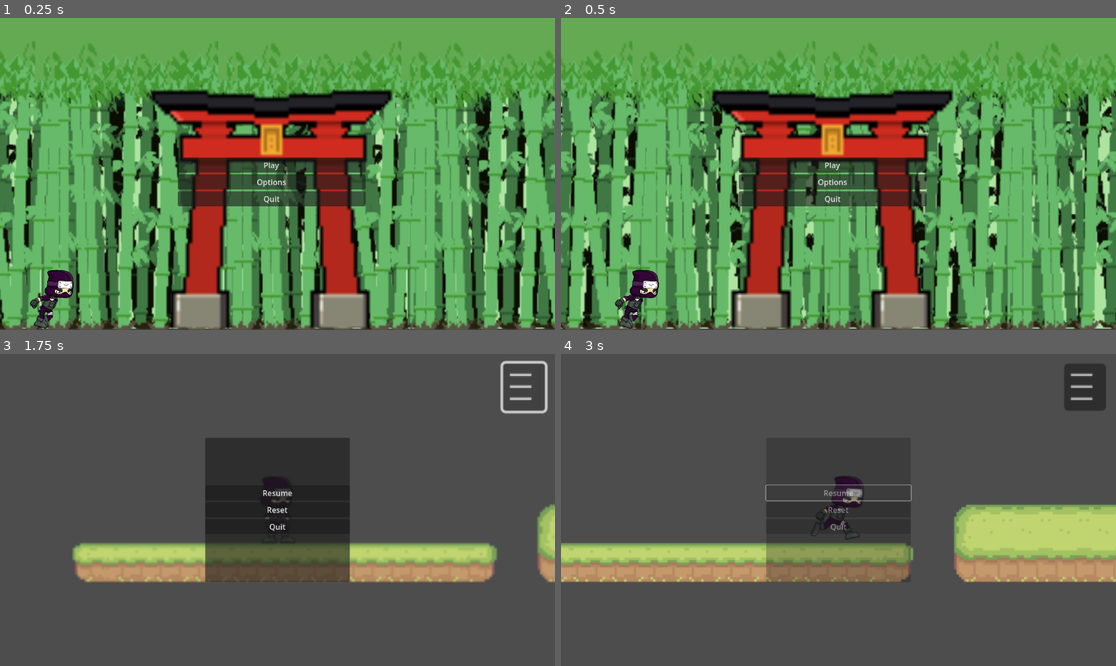
Above: before the commit, frames 1-4 (two rows, left to right).
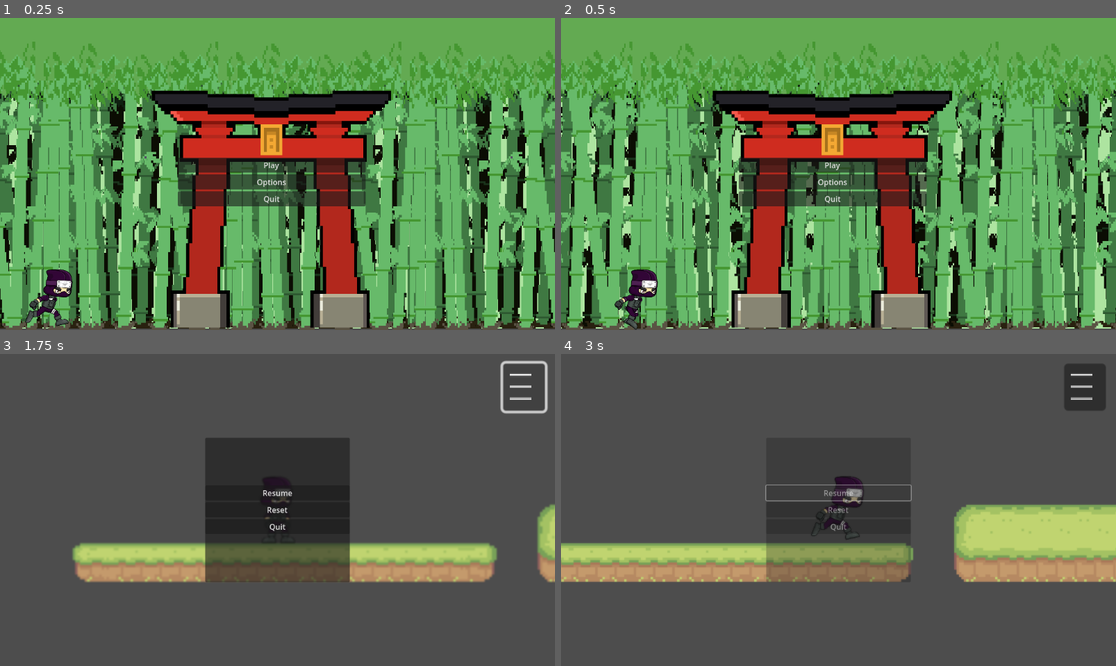
Above: after the commit, the same moments.

Repository: KookyKiwi/Sticky_Ninja
Game: Godot game, scene res://Scenes/main_menu.tscn
The game is run twice, just before and just after one commit, with the same random seed, the same clock (stepped at 60 frames per second) and the same inputs.
Inputs:
- Up to frame 1 (0.25 s): no input
- Up to frame 2 (0.5 s): no input
- Up to frame 3 (1.75 s): click "Play" at 0.5 s; click "|||" at 1.25 s
- Up to frame 4 (3 s): click "Resume" at 2 s; tap Enter at 2.75 s; hold D (right) from 2.78 s (still down)

The runs differ from the first frame. In frame 1, 9.8% of the frame differs, in the area x 0-100%, y 12-100%; in frame 2, 9.8%; in frame 3, less than 0.1%; in frame 4, less than 0.1%.

Commit message:
Ninja moves on Main Menu

Diff:
--- a/Assests/player.tscn
+++ b/Assests/player.tscn
@@ -144,10 +144,12 @@
 size = Vector2(216, 243.859)
 
 [node name="Player" type="CharacterBody2D"]
+texture_filter = 2
 scale = Vector2(0.063, 0.063)
 script = ExtResource("1_onur4")
 
 [node name="AnimatedSprite2D" type="AnimatedSprite2D" parent="."]
+texture_filter = 2
 position = Vector2(-1, -2)
 sprite_frames = SubResource("SpriteFrames_1pjou")
 animation = &"idle"
--- a/Scenes/main_menu.tscn
+++ b/Scenes/main_menu.tscn
@@ -7,6 +7,53 @@
 [ext_resource type="Texture2D" uid="uid://c74lha77bacq2" path="res://Assests/Sprites/BackGrounds/3.png" id="5_i8psg"]
 [ext_resource type="Texture2D" uid="uid://1acp1wq03olg" path="res://Assests/Sprites/BackGrounds/bamboo_forest_objects1.png" id="6_mjt5j"]
 [ext_resource type="Texture2D" uid="uid://chwdbf68y1bls" path="res://Assests/Sprites/ninjaadventurenew/png/Run__000.png" id="7_cimwp"]
+[ext_resource type="Texture2D" uid="uid://xaheu2q7tvud" path="res://Assests/Sprites/ninjaadventurenew/png/Run__001.png" id="8_q23gq"]
+[ext_resource type="Texture2D" uid="uid://bycs4wssxha21" path="res://Assests/Sprites/ninjaadventurenew/png/Run__002.png" id="9_h6oyd"]
+[ext_resource type="Texture2D" uid="uid://cweauf3tvk6hp" path="res://Assests/Sprites/ninjaadventurenew/png/Run__003.png" id="10_vb220"]
+[ext_resource type="Texture2D" uid="uid://xoevuxl47oyc" path="res://Assests/Sprites/ninjaadventurenew/png/Run__004.png" id="11_5cuhm"]
+[ext_resource type="Texture2D" uid="uid://cr7vhhec474tl" path="res://Assests/Sprites/ninjaadventurenew/png/Run__005.png" id="12_n8lh0"]
+[ext_resource type="Texture2D" uid="uid://ekms5xf3fe0d" path="res://Assests/Sprites/ninjaadventurenew/png/Run__006.png" id="13_pmjof"]
+[ext_resource type="Texture2D" uid="uid://duse7ftwnkg2f" path="res://Assests/Sprites/ninjaadventurenew/png/Run__007.png" id="14_lo4jx"]
+[ext_resource type="Texture2D" uid="uid://b3evd7yeu7d3y" path="res://Assests/Sprites/ninjaadventurenew/png/Run__008.png" id="15_5pu6l"]
+[ext_resource type="Texture2D" uid="uid://y8aan3q2d8xq" path="res://Assests/Sprites/ninjaadventurenew/png/Run__009.png" id="16_ly2me"]
+
+[sub_resource type="SpriteFrames" id="SpriteFrames_7whsg"]
+animations = [{
+"frames": [{
+"duration": 1.0,
+"texture": ExtResource("7_cimwp")
+}, {
+"duration": 1.0,
+"texture": ExtResource("8_q23gq")
+}, {
+"duration": 1.0,
+"texture": ExtResource("9_h6oyd")
+}, {
+"duration": 1.0,
+"texture": ExtResource("10_vb220")
+}, {
+"duration": 1.0,
+"texture": ExtResource("11_5cuhm")
+}, {
+"duration": 1.0,
+"texture": ExtResource("12_n8lh0")
+}, {
+"duration": 1.0,
+"texture": ExtResource("13_pmjof")
+}, {
+"duration": 1.0,
+"texture": ExtResource("14_lo4jx")
+}, {
+"duration": 1.0,
+"texture": ExtResource("15_5pu6l")
+}, {
+"duration": 1.0,
+"texture": ExtResource("16_ly2me")
+}],
+"loop": true,
+"name": &"run",
+"speed": 13.0
+}]
 
 [node name="Main Menu" type="Control"]
 layout_mode = 3
@@ -14,8 +61,8 @@
 anchor_bottom = 0.421
 offset_left = 3.0
 offset_top = 4.0
-offset_right = -0.320038
-offset_bottom = 0.191986
+offset_right = 810.68
+offset_bottom = 451.192
 grow_horizontal = 2
 grow_vertical = 2
 script = ExtResource("1_amqdv")
@@ -95,10 +142,12 @@
 autoscroll = Vector2(200, 0)
 repeat_times = 100
 
-[node name="Sprite2D" type="Sprite2D" parent="Ninja"]
+[node name="AnimatedSprite2D" type="AnimatedSprite2D" parent="Ninja"]
+texture_filter = 2
 position = Vector2(50, 580)
-scale = Vector2(0.282369, 0.283843)
-texture = ExtResource("7_cimwp")
+scale = Vector2(0.282, 0.282)
+sprite_frames = SubResource("SpriteFrames_7whsg")
+animation = &"run"
 
 [connection signal="pressed" from="MarginContainer/VBoxContainer/Play" to="." method="_on_play_pressed"]
 [connection signal="pressed" from="MarginContainer/VBoxContainer/Options" to="." method="_on_options_pressed"]
--- a/Scripts/main_menu.gd
+++ b/Scripts/main_menu.gd
@@ -1,4 +1,9 @@
 extends Control
+
+@onready var animated_sprite: AnimatedSprite2D = $Ninja/AnimatedSprite2D
+
+func _process(_delta):
+	animated_sprite.play("run")
 
 func _on_play_pressed():
 	get_tree().change_scene_to_file("res://Scenes/Test_Map.tscn")
--- a/Scripts/pause_menu.gd
+++ b/Scripts/pause_menu.gd
@@ -27,7 +27,7 @@
 func _on_quit_pressed() -> void:
 	get_tree().quit()
 
-func _process(delta):
+func _process(_delta):
 	testEsc()
 
 func _on_hamburger_menu_pressed() -> void:
--- a/project.godot
+++ b/project.godot
@@ -36,3 +36,7 @@
 "events": [Object(InputEventKey,"resource_local_to_scene":false,"resource_name":"","device":-1,"window_id":0,"alt_press …(195 unchanged characters)…
 ]
 }
+
+[rendering]
+
+textures/canvas_textures/default_texture_filter=0
Not shown: 1 places in Scenes/main_menu.tscn that only renumber resources
